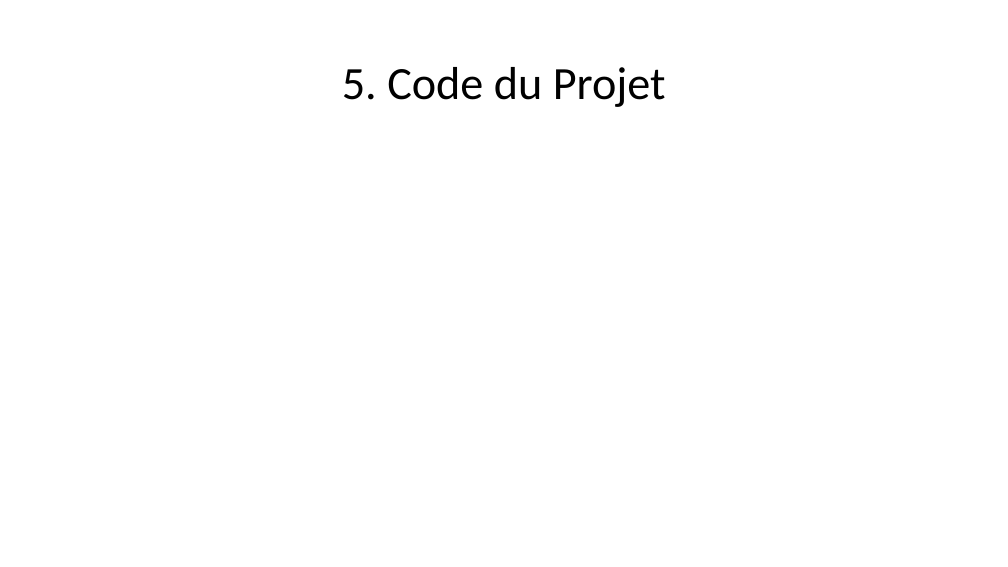
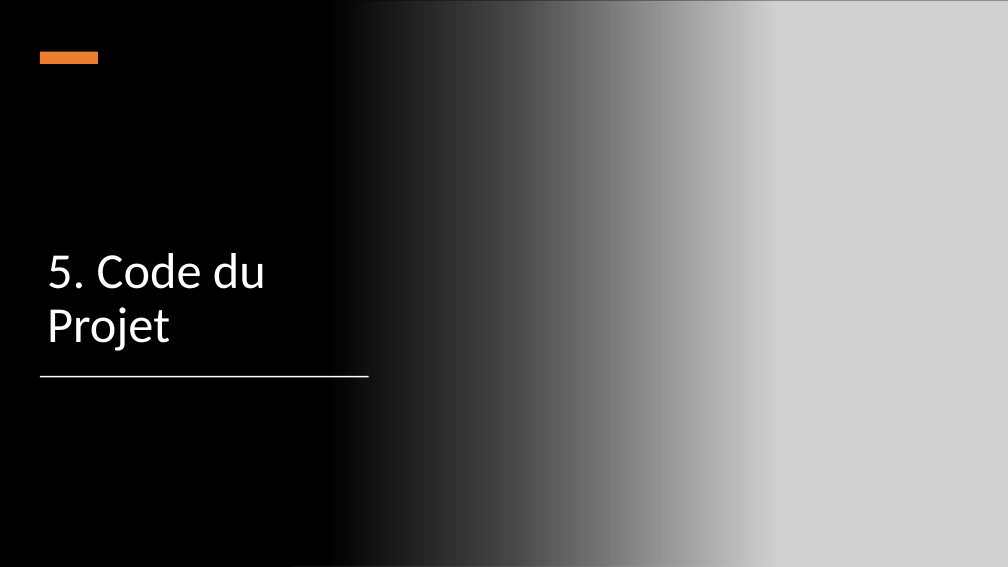
Before and after one commit to Dakusy/P2_Booki, a slide deck: slide 7 of P2.pptx. Drawn at 1008x567 pixels with LibreOffice and Linux fonts; fonts in the diff are those of the drawing; grey boxes stand for pictures. Boxes give left, top, right and bottom in pixels: in the first picture for what was removed or moved away, otherwise in the second. Text is boxed around its words. In the diff, an @@ line names an element or a change of style, - is before the commit and + after.

```diff
--- a/P2.pptx
+++ b/P2.pptx
@@ background #FFFFFF to #000000 @@
@@ rectangle added at (0,0,772,567), fill gradient #000000 @@
@@ picture added at (291,0,1008,567) @@
@@ rectangle added at (40,52,98,64), fill #ED7D31 @@
@@ title "5. Code du Projet": place and size @@
-title "5. Code du Projet" at (342,67,666,107)
+title "5. Code du Projet" at (47,253,266,351)
@@ title "5. Code du Projet" at (47,253,266,351): size 44 to 48 pt, text colour #000000 to #FFFFFF; alignment centre to left; vertical alignment middle to bottom @@
@@ rectangle added at (40,376,369,377), fill #FFFFFF @@
```
Also in this commit, not shown: 3 other slides changed, 2 slides added, 1 slide removed, 2 other files.
